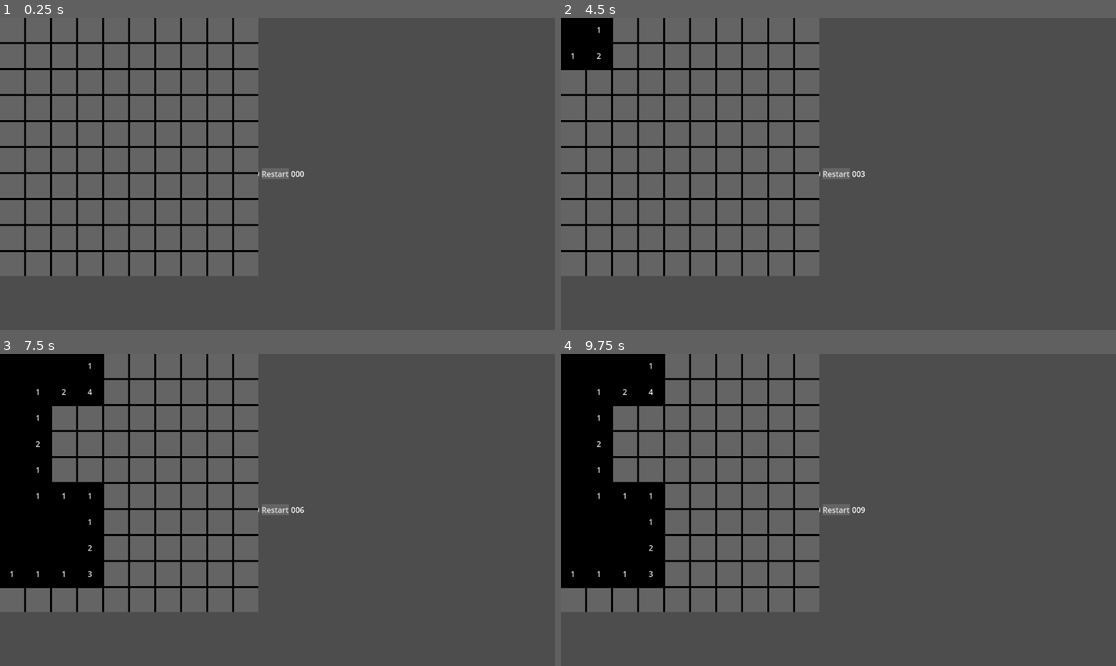
Above: before the commit, frames 1-4 (two rows, left to right).
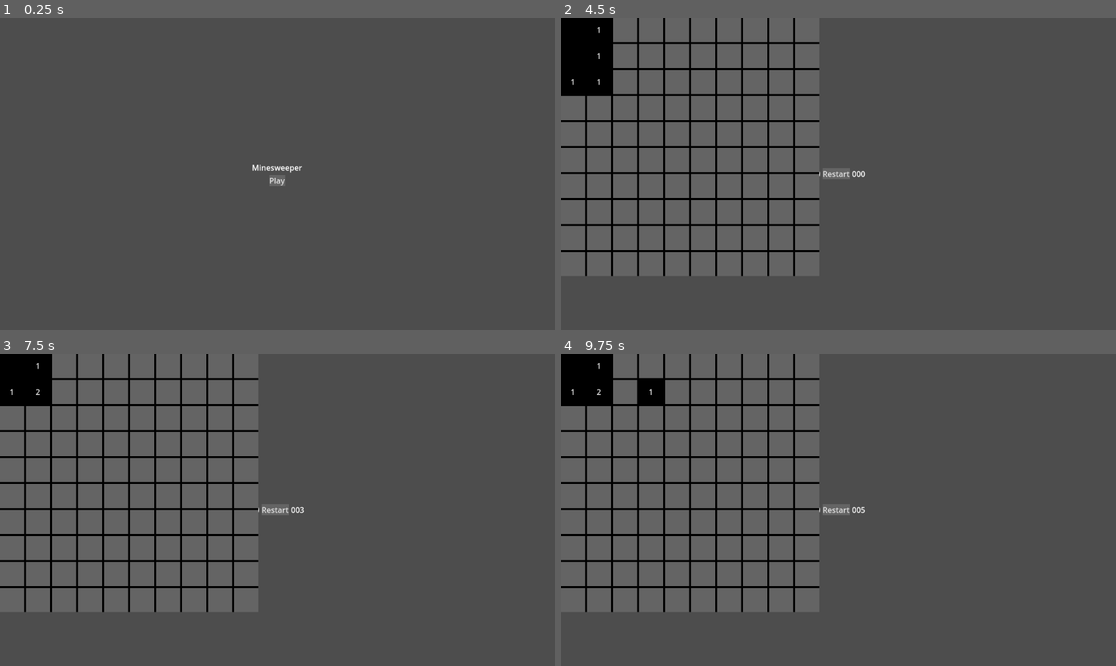
Above: after the commit, the same moments.

Repository: Vorgenstad/minesweeper
Game: Godot game, scene res://scenes/menu/menu.tscn
The game is run twice, just before and just after one commit, with the same random seed, the same clock (stepped at 60 frames per second) and the same inputs. Before the commit the project starts from res://scenes/game/game.tscn.
Inputs (mouse positions are in pixels of both pictures, inside the frame that each line leads up to):
- Up to frame 1 (0.25 s): no input
- Up to frame 2 (4.5 s): click (572, 30) at 0.52 s; click (838, 174) at 1.25 s, where only the run before the commit has a clickable "Restart"; click (838, 174) at 2 s, where only the run before the commit has a clickable "Restart"; click (838, 174) at 2.75 s, where only the run before the commit has a clickable "Restart"; click (838, 180) at 3.5 s, where only the run after the commit has a clickable "Play"; click (572, 30) at 4.27 s
- Up to frame 3 (7.5 s): click "Restart" at 5 s; click "Restart" at 5.75 s; click "Restart" at 6.5 s; click (11, 366) at 7.27 s
- Up to frame 4 (9.75 s): click "1" at 8 s; click "2" at 8.75 s; click (649, 391) at 9.5 s, where only the run before the commit has a clickable "4"

The runs differ from the first frame. In frame 1, 5.2% of the frame differs, in the area x 0-55%, y 0-83%; in frame 2, 0.7%; in frame 3, 8.9%, in the area x 0-55%, y 0-75%; in frame 4, 8.5%.

Commit message:
Added basic menu

Diff:
--- a/project.godot
+++ b/project.godot
@@ -11,7 +11,7 @@
 [application]
 
 config/name="Minesweeper"
-run/main_scene="res://scenes/game/game.tscn"
+run/main_scene="uid://328e8gtu83r8"
 config/features=PackedStringArray("4.5", "GL Compatibility")
 
 [gui]
--- /dev/null
+++ b/scenes/menu/menu.gd
@@ -0,0 +1,6 @@
+extends CanvasLayer
+
+@export var game_scene: PackedScene
+
+func _on_start_button_pressed() -> void:
+	get_tree().change_scene_to_packed(game_scene)
--- /dev/null
+++ b/scenes/menu/menu.tscn
@@ -0,0 +1,30 @@
+[gd_scene load_steps=3 format=3 uid="uid://328e8gtu83r8"]
+
+[ext_resource type="Script" uid="uid://bw3k063hb5sms" path="res://scenes/menu/menu.gd" id="1_klgdb"]
+[ext_resource type="PackedScene" uid="uid://b533tyow0ytax" path="res://scenes/game/game.tscn" id="2_mcvr8"]
+
+[node name="Menu" type="CanvasLayer"]
+script = ExtResource("1_klgdb")
+game_scene = ExtResource("2_mcvr8")
+
+[node name="Container" type="VBoxContainer" parent="."]
+anchors_preset = 15
+anchor_right = 1.0
+anchor_bottom = 1.0
+grow_horizontal = 2
+grow_vertical = 2
+alignment = 1
+
+[node name="Title" type="Label" parent="Container"]
+layout_mode = 2
+text = "Minesweeper"
+horizontal_alignment = 1
+vertical_alignment = 1
+
+[node name="StartButton" type="Button" parent="Container"]
+unique_name_in_owner = true
+layout_mode = 2
+size_flags_horizontal = 4
+text = "Play"
+
+[connection signal="pressed" from="Container/StartButton" to="." method="_on_start_button_pressed"]
Not shown, added: scenes/menu/menu.gd.uid
